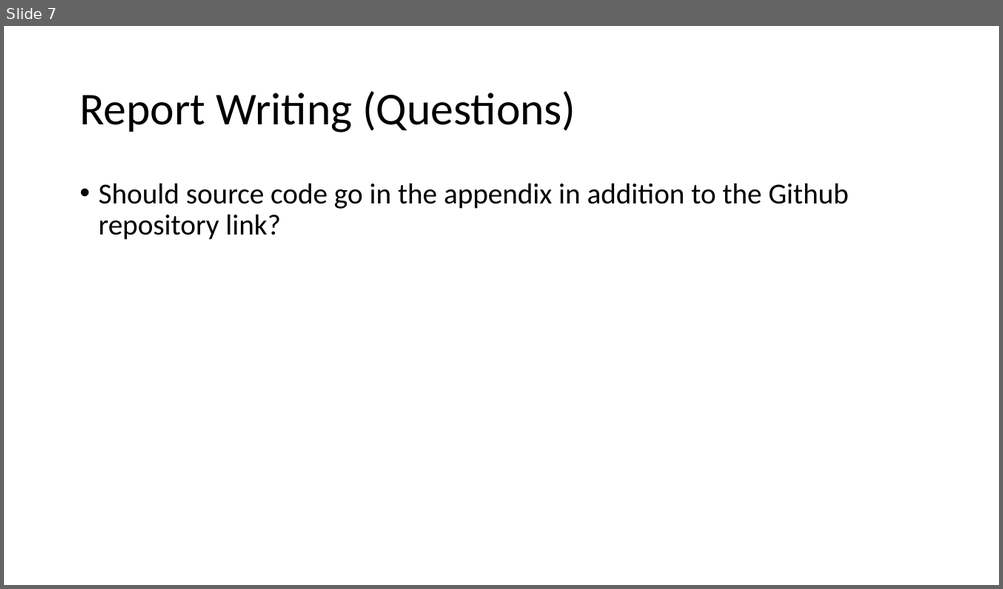
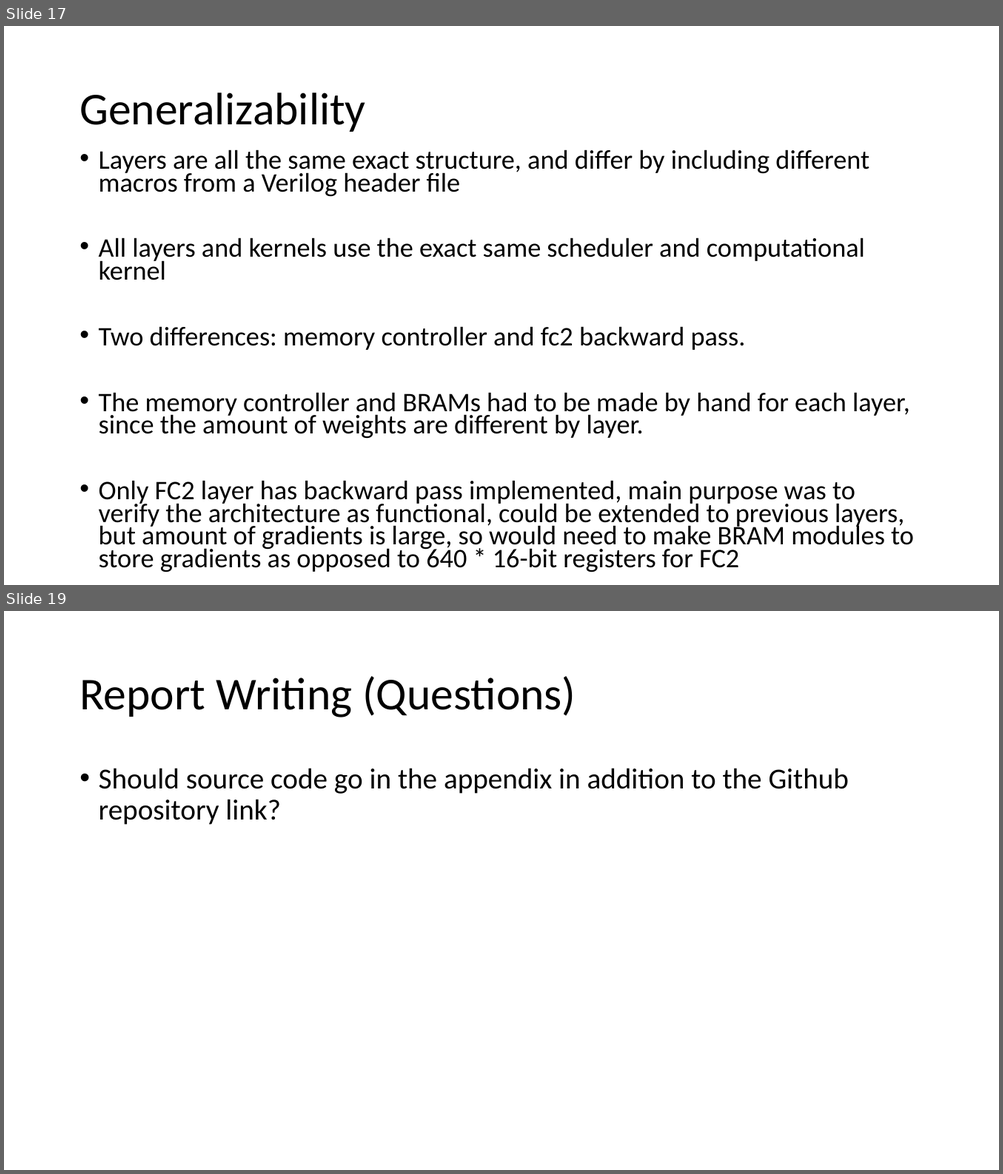
Before and after one commit to erikgroving/NeuralNetworkHardwareAccelerator, a slide deck: WeeklyPresentations/update10_05_26.pptx. Shown one above the other, each under a label of ours: slide 7 before the commit, slides 17 and 19 after it; the slides between them are not shown. The pictures are 1003x589 and 1003x1174 pixels, drawn with LibreOffice and Linux fonts; fonts in the diff are those of the drawing. Boxes give left, top, right and bottom in pixels: in the first picture for what was removed or moved away, otherwise in the second. Text is boxed around its words. In the diff, an @@ line names an element or a change of style, - is before the commit and + after.

```diff
--- a/WeeklyPresentations/update10_05_26.pptx
+++ b/WeeklyPresentations/update10_05_26.pptx
@@ slide 17 added at bbox=[4, 26, 999, 585], background #FFFFFF @@
@@ title added at bbox=[79, 93, 365, 132], 44 pt, text #000000 @@
+Generalizability
@@ text added at bbox=[99, 150, 913, 573], 25.9 pt, text #000000 @@
+• Layers are all the same exact structure, and differ by including different macros from a Verilog header file
+• All layers and kernels use the exact same scheduler and computational kernel
+• Two differences: memory controller and fc2 backward pass.
+• The memory controller and BRAMs had to be made by hand for each layer, since the amount of weights are different by layer.
+• Only FC2 layer has backward pass implemented, main purpose was to verify the architecture as functional, could be extended to previous layers, but amount of gradients is large, so would need to make BRAM modules to store gradients as opposed to 640 * 16-bit registers for FC2
@@ what was slide 7 is now slide 19 @@
```
Also in this commit, not shown: 3 slides changed, 12 other slides added, 1 slide removed, 4 other files.
